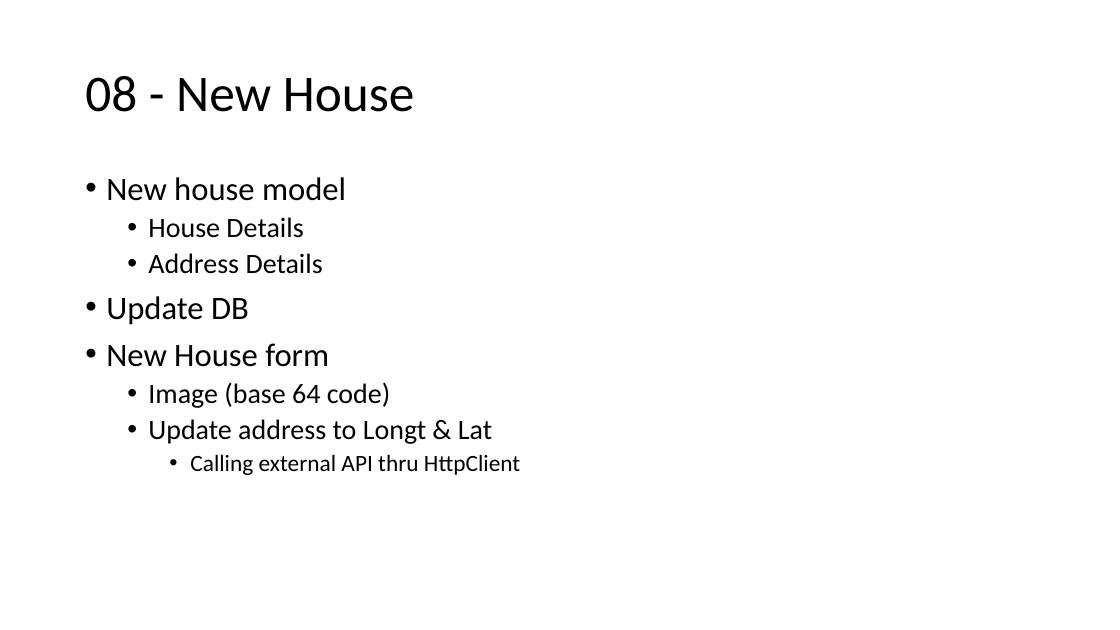
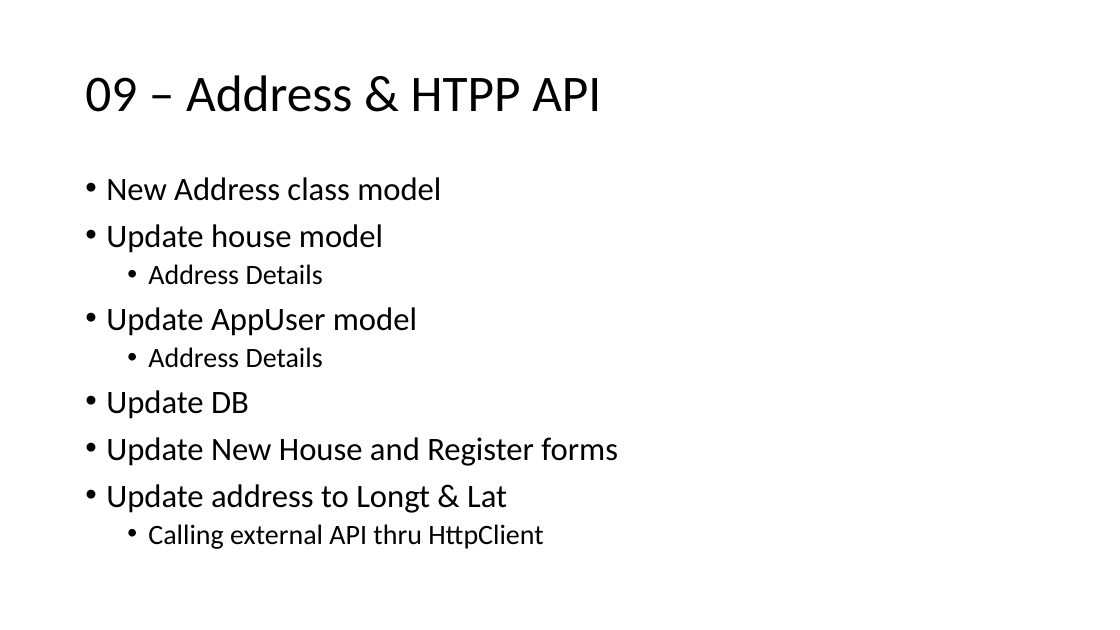
Before and after one commit to ahmad081177/housing.blazor, a slide deck: slide 15 of Housing.pptx (slide 14 before the commit). Drawn at 1120x630 pixels with LibreOffice and Linux fonts; fonts in the diff are those of the drawing. Boxes give left, top, right and bottom in pixels: in the first picture for what was removed or moved away, otherwise in the second. Text is boxed around its words. In the diff, an @@ line names an element or a change of style, - is before the commit and + after.

Commit message:
New house & image & base64

```diff
--- a/Housing.pptx
+++ b/Housing.pptx
@@ title at (85,75,601,112): text changed @@
-08 - New House
+09 – Address & HTPP API
@@ text at (106,177,441,336): text changed @@
-• New house model
-  • House Details
+• New Address class model
+• Update house model
+  • Address Details
+• Update AppUser model
@@ text at (106,437,618,466): text changed; size 24 to 28 pt @@
-• New House form
-  • Image (base 64 code)
+• Update New House and Register forms
@@ text at (106,484,543,549): size 24 to 28 pt in "Update address to Longt & Lat"; size 20 to 24 pt in "Calling external API thru HttpClient"; list level 2 to 1 in "Update address to Longt & ..."; list level 3 to 2 in "Calling external API thru HttpClient" @@
```
Also in this commit, not shown: 1 slide added, 51 other files.
